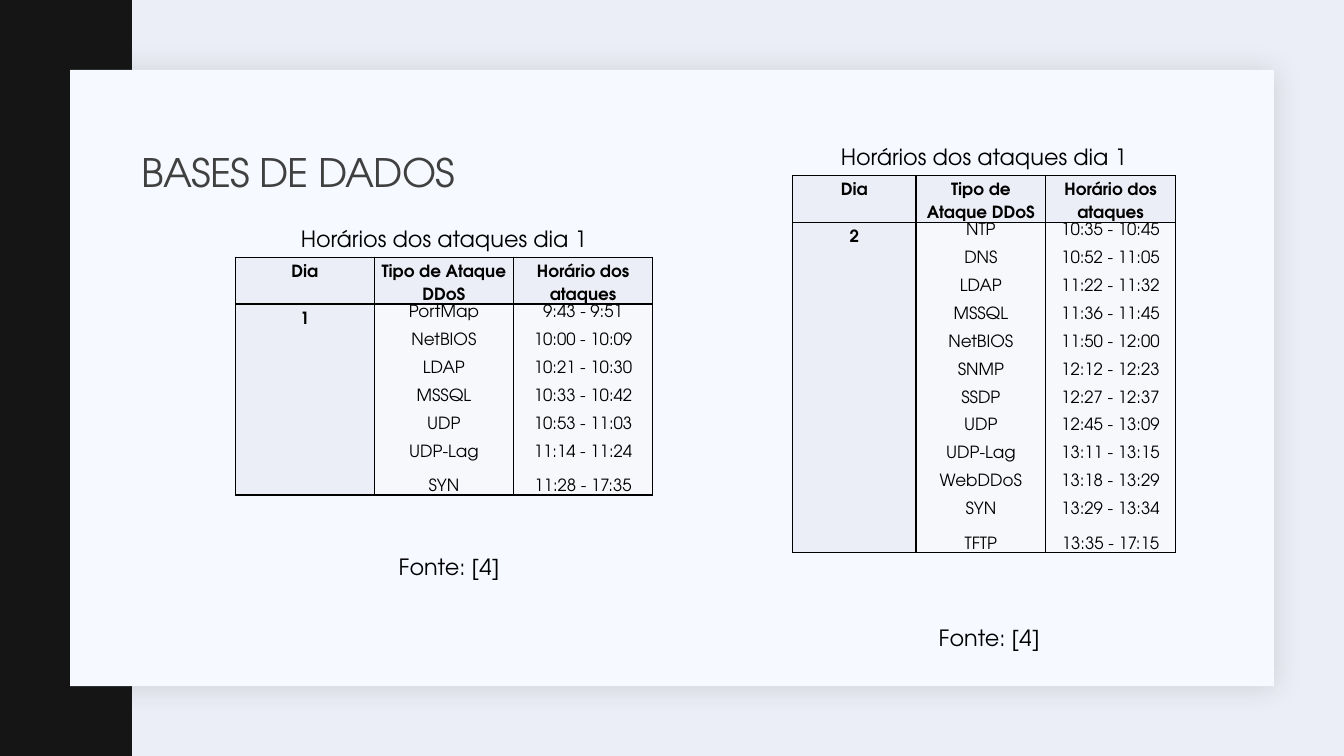
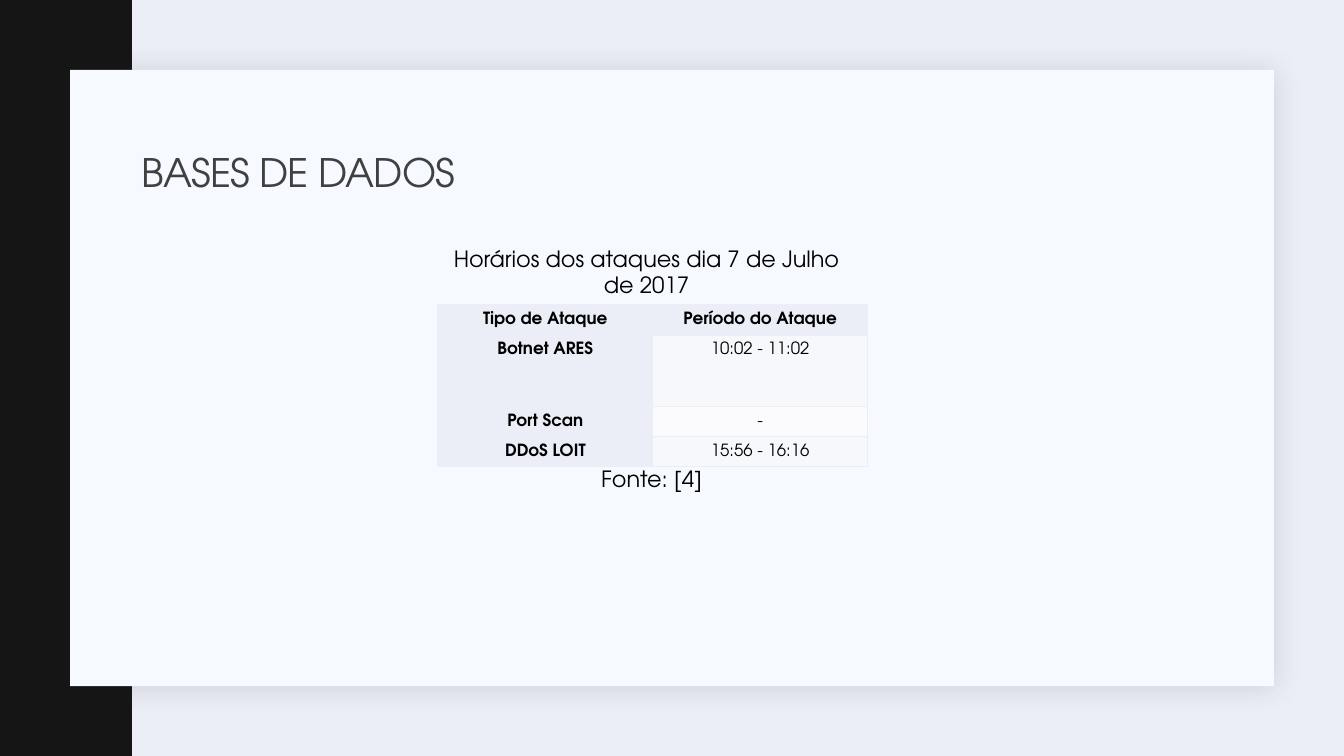
Before and after one commit to JoaoGNT/DDoS_Detection, a slide deck: slide 10 of Apresentação.pptx. Drawn at 1344x756 pixels with LibreOffice and Linux fonts; fonts in the diff are those of the drawing. Boxes give left, top, right and bottom in pixels: in the first picture for what was removed or moved away, otherwise in the second. Text is boxed around its words. In the diff, an @@ line names an element or a change of style, - is before the commit and + after.

Commit message:
Adding changes in the presentation

```diff
--- a/Apresentação.pptx
+++ b/Apresentação.pptx
@@ text removed at [841,148,1127,170] @@
-Horários dos ataques dia 1
@@ table removed at [792,175,1177,619], 2 rows, 3 columns @@
-Dia | Tipo de Ataque DDoS | Horário dos ataques
-2 | NTP / DNS / LDAP / MSSQL / NetBIOS / SNMP / SSDP / UDP / UDP-Lag / WebDDoS / SYN / TFTP | 10:35 - 10:45 / 10:52 - 11:05 / 11:22 - 11:32 / 11:36 - 11:45 / 11:50 - 12:00 / 12:12 - 12:23 / 12:27 - 12:37 / 12:45 - 13:09 / 13:11 - 13:15 / 13:18 - 13:29 / 13:29 - 13:34 / 13:35 - 17:15
@@ table removed at [235,257,652,537], 2 rows, 3 columns @@
-Dia | Tipo de Ataque DDoS | Horário dos ataques
-1 | PortMap / NetBIOS / LDAP / MSSQL / UDP / UDP-Lag / SYN | 9:43 - 9:51 / 10:00 - 10:09 / 10:21 - 10:30 / 10:33 - 10:42 / 10:53 - 11:03 / 11:14 - 11:24 / 11:28 - 17:35
@@ text at [454,250,839,294]: text changed @@
-Horários dos ataques dia 1
+Horários dos ataques dia 7 de Julho de 2017
@@ table added at [438,304,867,461], 4 rows, 2 columns @@
+Tipo de Ataque | Período do Ataque
+Botnet ARES | 10:02 - 11:02
+Port Scan | -
+DDoS LOIT | 15:56 - 16:16
@@ text "Fonte: [4]": place and size @@
-text "Fonte: [4]" at [399,558,500,580]
+text "Fonte: [4]" at [601,470,702,492]
@@ text removed at [939,629,1040,651] @@
-Fonte: [4]
```
Also in this commit, not shown: 1 other slide changed, 3 other files.
